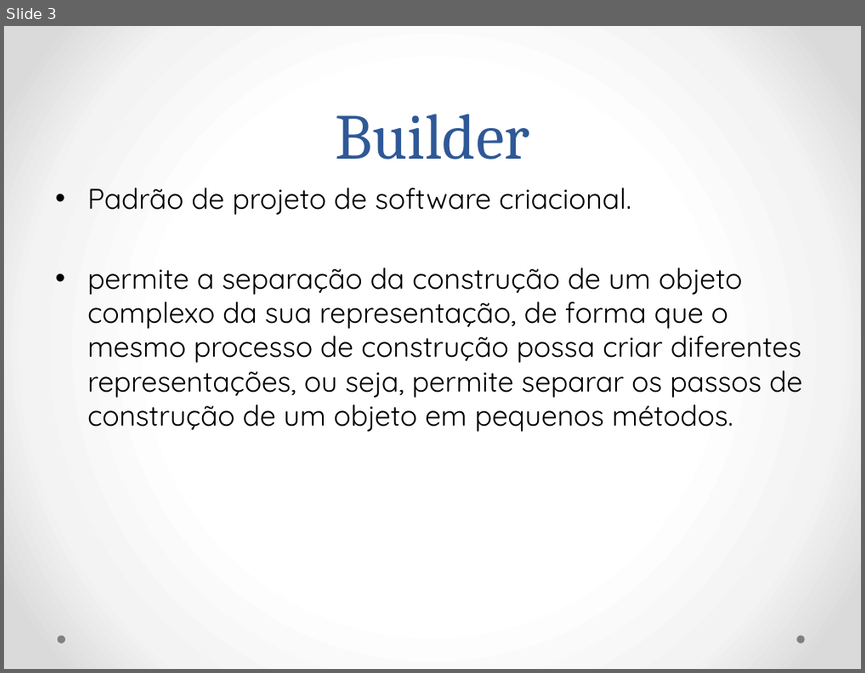
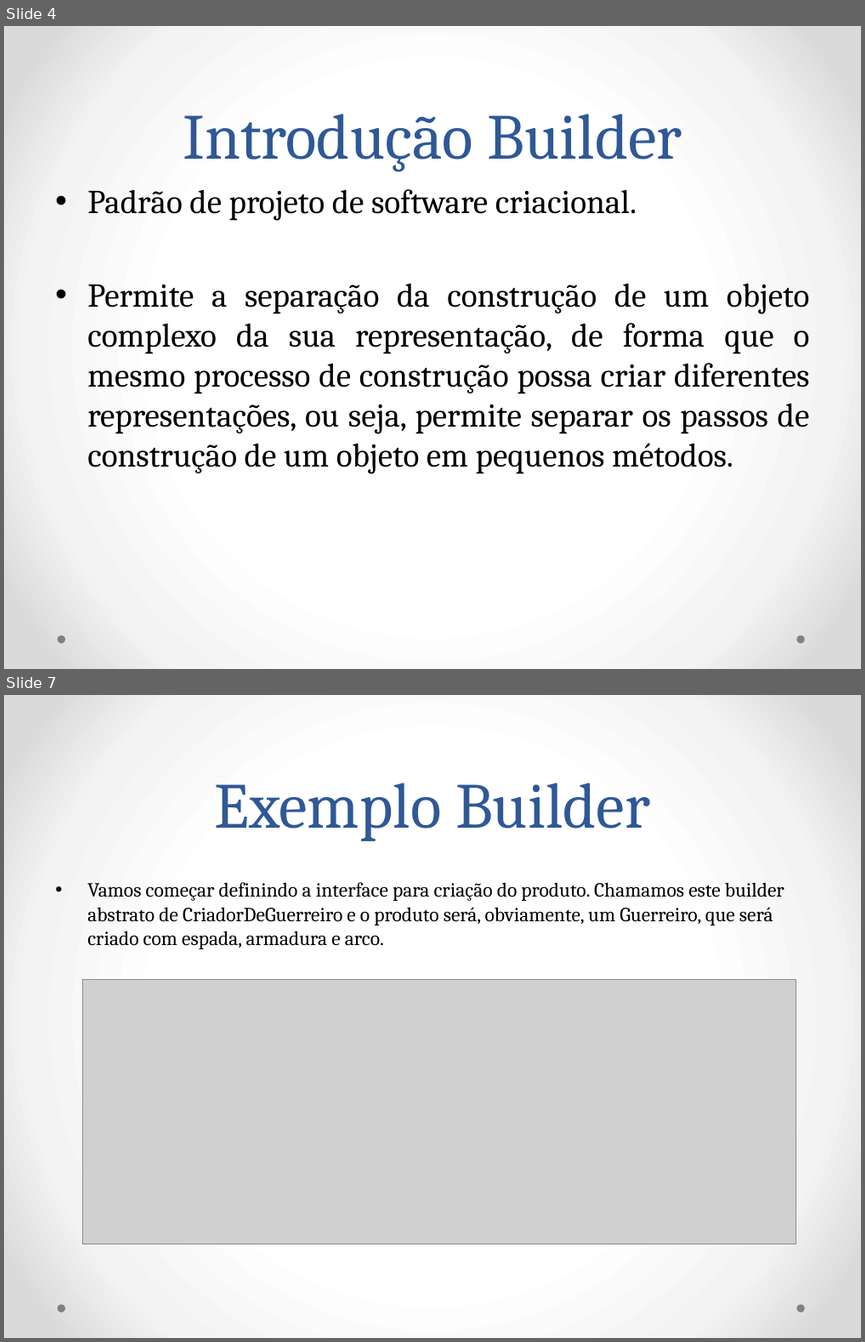
Before and after one commit to BrunoFelix/Restoran, a slide deck: Docs/Apresentação Padrões de Projetos.pptx. Shown one above the other, each under a label of ours: slide 3 before the commit, slides 4 and 7 after it; the slides between them are not shown. The pictures are 865x673 and 865x1342 pixels, drawn with LibreOffice and Linux fonts; fonts in the diff are those of the drawing; grey boxes stand for pictures. Boxes give left, top, right and bottom in pixels: in the first picture for what was removed or moved away, otherwise in the second. Text is boxed around its words. In the diff, an @@ line names an element or a change of style, - is before the commit and + after.

Commit message:
Ajuste na Apresentação de Padrão de Projetos

```diff
--- a/Docs/Apresentação Padrões de Projetos.pptx
+++ b/Docs/Apresentação Padrões de Projetos.pptx
@@ slide 7 added at box(4, 695, 861, 1338), background gradient #FFFFFF to #F4F4F4 to #DADADA; not listed: 2 template elements that a slide beside it also shows @@
@@ title added at box(215, 783, 650, 841), 54 pt, text #2F5897 @@
+Exemplo Builder
@@ text added at box(87, 882, 784, 949), 16.8 pt, text #000000 @@
+• Vamos começar definindo a interface para criação do produto. Chamamos este builder abstrato de CriadorDeGuerreiro e o produto será, obviamente, um Guerreiro, que será criado com espada, armadura e arco.
@@ picture added at box(83, 980, 795, 1244) @@
@@ what was slide 3 is now slide 4 @@
@@ slide 4 changed as well @@
@@ title at box(182, 114, 682, 172): text changed @@
-Builder
+Introdução Builder
@@ text at box(87, 189, 636, 221): size 24 to 28 pt, font Quicksand to Cambria in "Padrão de projeto de software criacional."; alignment left to justified @@
@@ text at box(87, 283, 810, 474): text changed; size 24 to 28 pt; font Quicksand to Cambria @@
-• permite a separação da construção de um objeto complexo da sua representação, de forma que o mesmo processo de construção possa criar diferentes representações, ou seja, permite separar os passos de construção de um objeto em pequenos métodos.
+• Permite a separação da construção de um objeto complexo da sua representação, de forma que o mesmo processo de construção possa criar diferentes representações, ou seja, permite separar os passos de construção de um objeto em pequenos métodos.
```
Also in this commit, not shown: 8 other slides changed, 26 other slides added, 7 slides removed, 1 other file.
